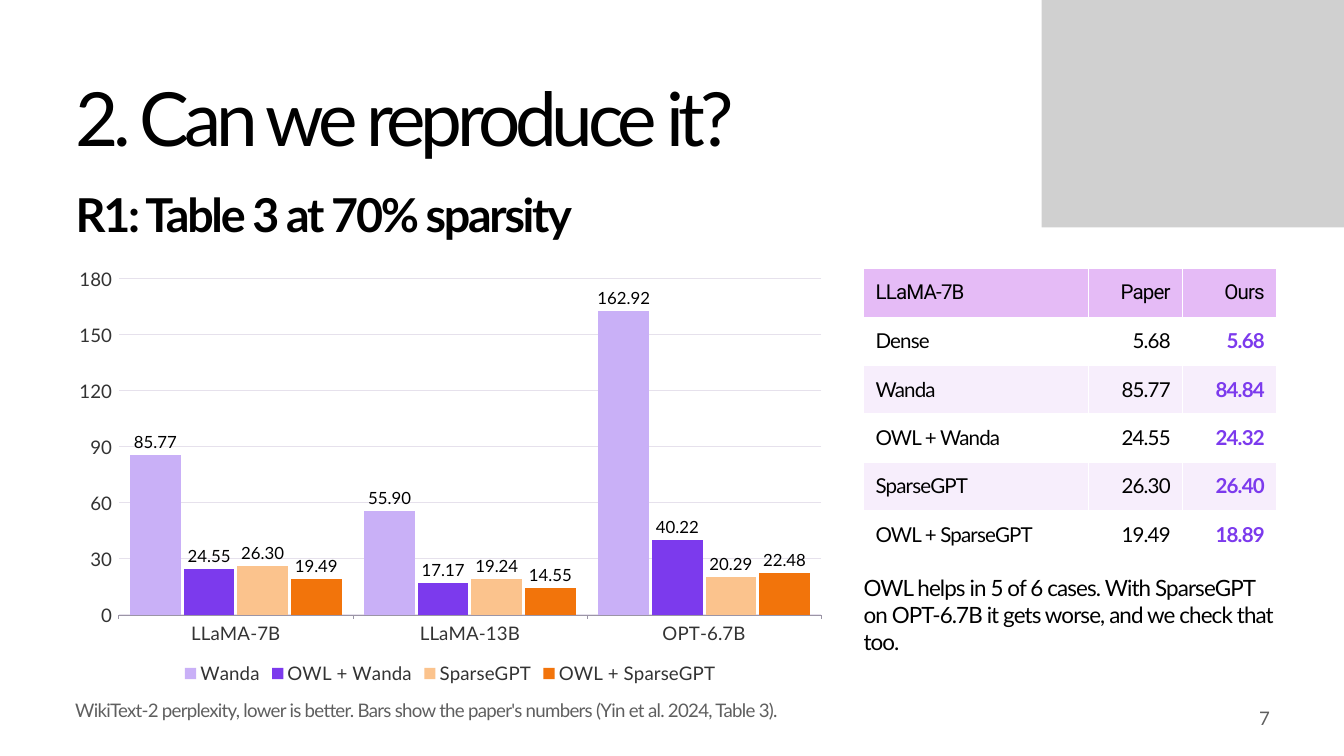
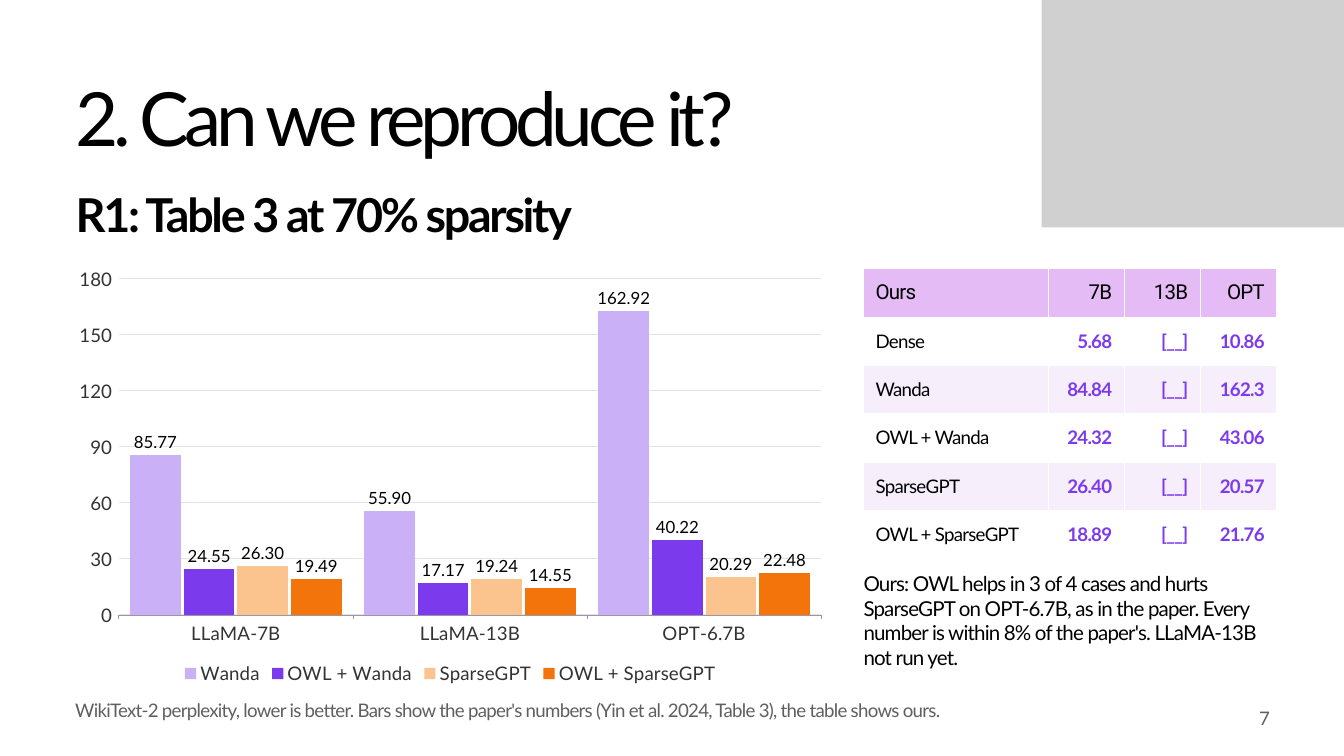
Before and after one commit to khangpt2k6/NLP_CLASS, a slide deck: slide 7 of presentation/ProjectPresentation_TKP-XGHN.pptx. Drawn at 1344x756 pixels with LibreOffice and Linux fonts; fonts in the diff are those of the drawing; grey boxes stand for pictures; background and template pictures are left out. Boxes give left, top, right and bottom in pixels: in the first picture for what was removed or moved away, otherwise in the second. Text is boxed around its words. In the diff, an @@ line names an element or a change of style, - is before the commit and + after.

```diff
--- a/presentation/ProjectPresentation_TKP-XGHN.pptx
+++ b/presentation/ProjectPresentation_TKP-XGHN.pptx
@@ table at (x1=864, y1=269, x2=1277, y2=559) @@
-column 1: LLaMA-7B | Dense | Wanda | OWL + Wanda | SparseGPT | OWL + SparseGPT
-column 2: Paper | 5.68 | 85.77 | 24.55 | 26.30 | 19.49
-column 3: Ours | 5.68 | 84.84 | 24.32 | 26.40 | 18.89
+column 1: Ours | Dense | Wanda | OWL + Wanda | SparseGPT | OWL + SparseGPT
+column 2: 7B | 5.68 | 84.84 | 24.32 | 26.40 | 18.89
+column 3: 13B | [__] | [__] | [__] | [__] | [__]
+column 4: OPT | 10.86 | 162.3 | 43.06 | 20.57 | 21.76
@@ text at (x1=864, y1=576, x2=1257, y2=669): text changed; size 24 to 22 pt @@
-OWL helps in 5 of 6 cases. With SparseGPT on OPT-6.7B it gets worse, and we check that too.
+Ours: OWL helps in 3 of 4 cases and hurts SparseGPT on OPT-6.7B, as in the paper. Every number is within 8% of the paper's. LLaMA-13B not run yet.
@@ text at (x1=75, y1=703, x2=940, y2=720): text changed @@
-WikiText-2 perplexity, lower is better. Bars show the paper's numbers (Yin et al. 2024, Table 3).
+WikiText-2 perplexity, lower is better. Bars show the paper's numbers (Yin et al. 2024, Table 3), the table shows ours.
```
Also in this commit, not shown: 4 other slides changed, 33 other files.
